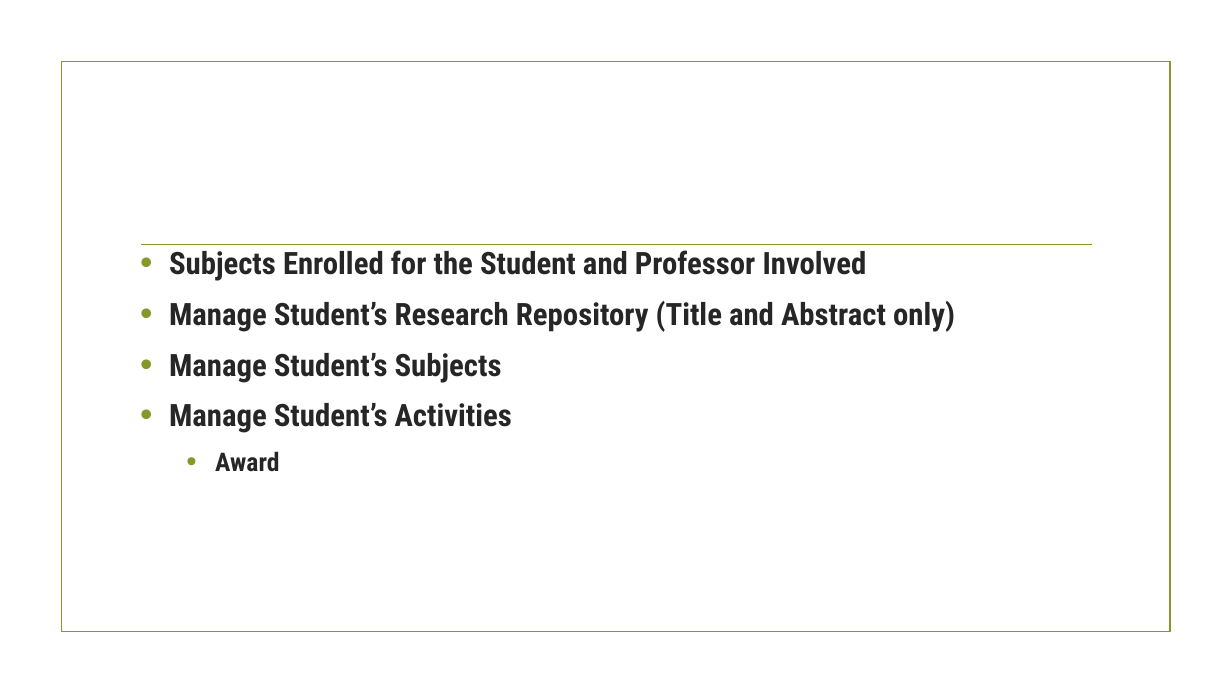
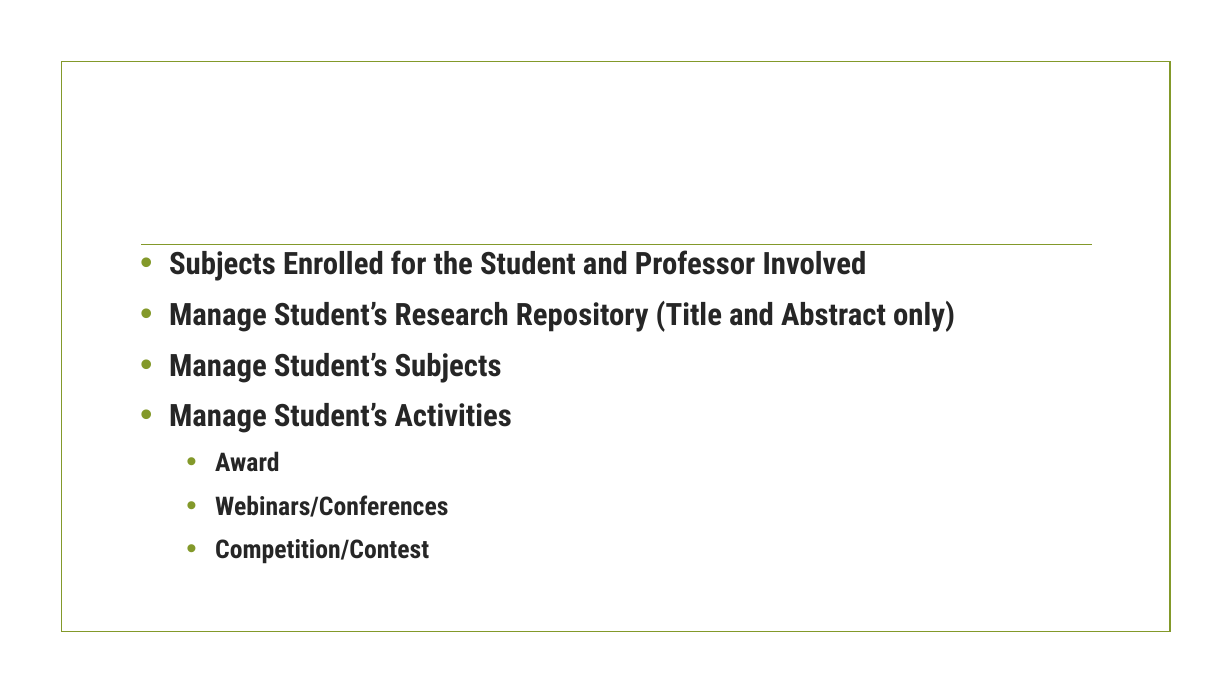
Before and after one commit to taongnyebe/BSCS-3-Profiling-System, a slide deck: slide 3 of Documentations/kath/Presentation-of-chapter-1.pptx. Drawn at 1232x693 pixels with LibreOffice and Linux fonts; fonts in the diff are those of the drawing; background and template pictures are left out. Boxes give left, top, right and bottom in pixels: in the first picture for what was removed or moved away, otherwise in the second. Text is boxed around its words. In the diff, an @@ line names an element or a change of style, - is before the commit and + after.

```diff
--- a/Documentations/kath/Presentation-of-chapter-1.pptx
+++ b/Documentations/kath/Presentation-of-chapter-1.pptx
@@ text at <box>215,495,448,564</box>: paragraphs added @@
+  • Webinars/Conferences
+  • Competition/Contest
```
Also in this commit, not shown: 5 other slides changed, 24 other files.
